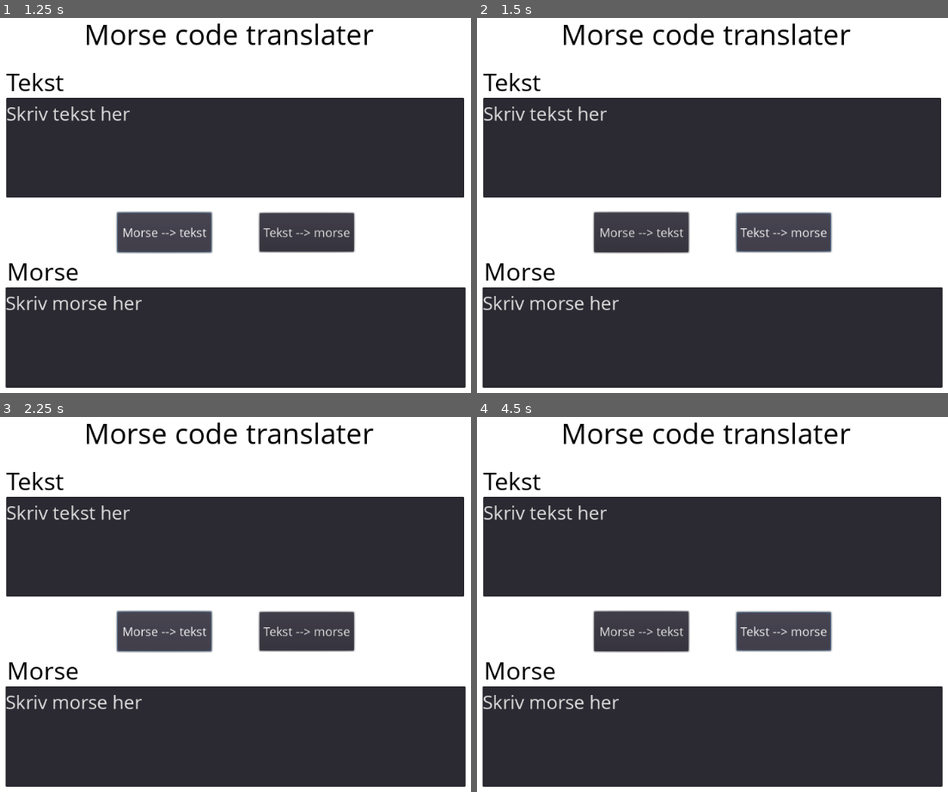
Above: before the commit, frames 1-4 (two rows, left to right).
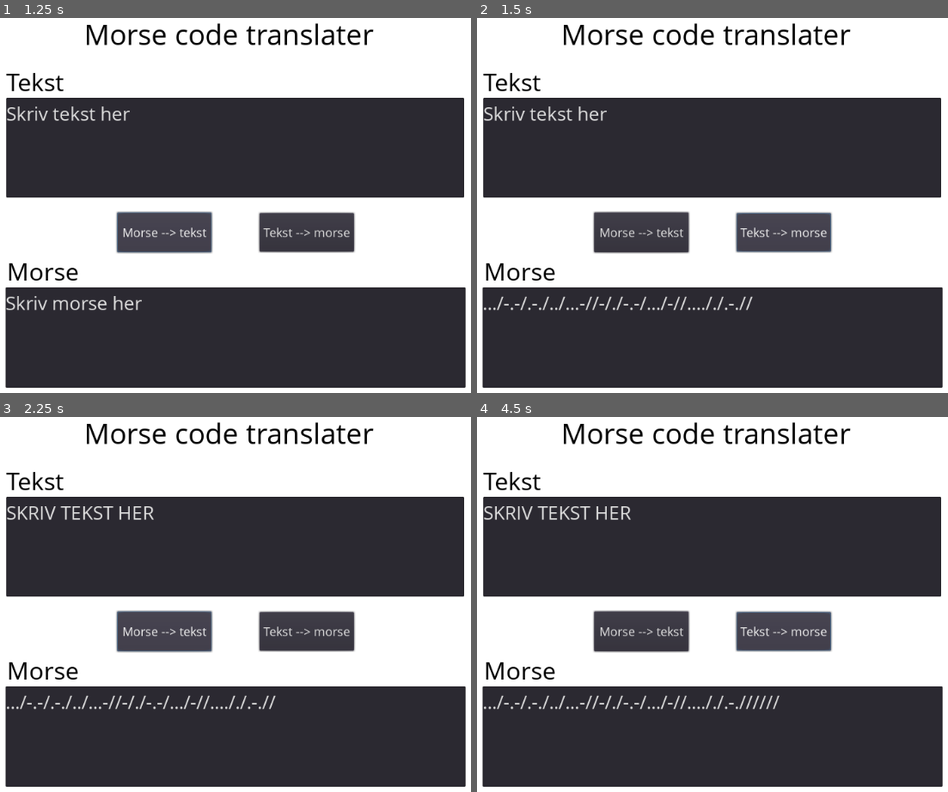
Above: after the commit, the same moments.

Repository: Mlogsted/Prog-C-Eksamen
Game: Godot game, scene res://Interface.tscn
The game is run twice, just before and just after one commit, with the same random seed, the same clock (stepped at 60 frames per second) and the same inputs. This scene is started directly instead of the project's main scene.
Inputs:
- Up to frame 1 (1.25 s): click "Morse --> tekst" at 0.5 s
- Up to frame 2 (1.5 s): click "Tekst --> morse" at 1.25 s
- Up to frame 3 (2.25 s): click "Morse --> tekst" at 2 s
- Up to frame 4 (4.5 s): click "Tekst --> morse" at 2.75 s; click "Morse --> tekst" at 3.5 s; click "Tekst --> morse" at 4.25 s

Frame 1 is identical in both runs. In frame 2, 0.7% of the frame differs, in the area x 1-59%, y 74-79%; in frame 3, 1.3%; in frame 4, 1.4%, in the area x 1-65%, y 23-79%.
Error after the commit: Invalid get index 'Skriv morse her' (on base: 'Dictionary'). (res://Interface.gd:78)

Commit message:
Endelige Program (JA TAK)

Diff:
--- a/src/Interface.gd
+++ b/src/Interface.gd
@@ -1,14 +1,81 @@
 extends Control
 
 
-# Declare member variables here. Examples:
-# var a: int = 2
-# var b: String = "text"
+onready var morse: TextEdit = $CanvasLayer/Morse
+onready var tekst: TextEdit = $CanvasLayer/Tekst
+
+
+func _on_MorseTekst_pressed() -> void:
+# Når knappen trykkes udføres handlingen
+	print ("kat")
+	tekst.text = _morse_to_text_(morse.text)
+	# Læser morse indhold, oversætter og gemmer i variabel. Ændre indhold i tekst, så det er det oversatte der står istedet for
+
+
+
+func _on_TekstMorse_pressed() -> void:
+	# Når knappen trykkes udføres handlingen
+	print ("kat")
+	morse.text = _text_to_morse(tekst.text)
+	# Læser tekst indhold, oversætter og gemmer i variabel. Ændre indhold i morse, så det er det oversatte der står istedet for
+
+
+var translate_dict = {
+	'A': '.-', 'B': '-...', 'C': '-.-.', 'D': '-..',
+	'E': '.', 'F': '..-.', 'G': '--.', 'H': '....',
+	'I': '..','J': '.---', 'K': '-.-','L': '.-..',
+	'M': '--','N': '-.','O': '---','P': '.--.',
+	'Q': '--.-','R': '.-.','S': '...','T': '-',
+	'U': '..-','V': '...-','W': '.--','X': '-..-',
+	'Y': '-.--','Z': '--..','æ': '.-.-','ø': '---.',
+	'å': '.--.-','1': '.----','2': '..---','3': '...--',
+	'4': '....-','5': '.....','6': '-....','7': '--...',
+	'8': '---..','9': '----.','0': '-----',' ' : '',
+	', ':'--..--', '.':'.-.-.-', '?':'..--..', '/':'-..-.',
+	'-':'-....-', '(':'-.--.', ')':'-.--.-', '!': '-.-.--',
+}
+
+func _text_to_morse(message):
+	var message_upper = message.to_upper()
+
+	var code = ""
+	for c in message_upper:
+		var tegn = translate_dict[c]
+		code += tegn + "/"
+
+	var result = code + "/"
+	return result
+	##############################################################################
+
+
+
+var oversaet_dict = {
+	'.-': 'A', '-...': 'B', '-.-.': 'C', '-..': 'D',
+	'.': 'E', '..-.': 'F', '--.': 'G', '....': 'H',
+	'..': 'I', '.---': 'J', '-.-': 'K', '.-..': 'L',
+	'--': 'M', '-.': 'N', '---': 'O', '.--.': 'P',
+	'--.-': 'Q', '.-.': 'R', '...': 'S', '-': 'T',
+	'..-': 'U', '...-': 'V', '.--': 'W', '-..-': 'X',
+	'-.--': 'Y', '--..': 'Z', '.-.-': 'Æ', '---.': 'Ø',
+	'.--.-': 'Å', '.----': '1', '..---': '2', '...--': '3',
+	'....-': '4', '.....': '5', '-....': '6', '--...': '7',
+	'---..': '8', '----.': '9', '-----': '0', '': ' ', '--..--': ',',
+	'.-.-.-': '.', '..--..': '?', '-..-.': '/', '-....-': '-',
+	'-.--.': '(', '-.--.-': ')', '-.-.--': '!',
+}
+
+
 
 
 # Called when the node enters the scene tree for the first time.
-func () -> void:
+func _morse_to_text_(message):
+	var message_split = message.split("/", true);
 
 
-func _on_Morsetekst_pressed() -> void:
-	pass # Replace with function body.
+
+	var text = ""
+	for c in message_split:
+		var bogstav = oversaet_dict[c]
+		text += bogstav
+
+	return text
--- a/src/Interface.tscn
+++ b/src/Interface.tscn
@@ -1,7 +1,6 @@
-[gd_scene load_steps=11 format=2]
+[gd_scene load_steps=10 format=2]
 
-[ext_resource path="res://Image/Translate_knap_trykket.png" type="Texture" id=2]
-[ext_resource path="res://Image/Translate_knap.png" type="Texture" id=3]
+[ext_resource path="res://Interface.gd" type="Script" id=1]
 [ext_resource path="res://Image/OpenSans-Regular.ttf" type="DynamicFontData" id=4]
 
 [sub_resource type="DynamicFont" id=6]
@@ -35,9 +34,10 @@
 outline_color = Color( 0, 0, 0, 1 )
 font_data = ExtResource( 4 )
 
-[node name="Control" type="Control"]
+[node name="Interface" type="Control"]
 anchor_right = 1.0
 anchor_bottom = 1.0
+script = ExtResource( 1 )
 
 [node name="CanvasLayer" type="CanvasLayer" parent="."]
 
@@ -45,7 +45,7 @@
 anchor_right = 1.0
 anchor_bottom = 1.0
 
-[node name="Morse->tekst" type="Button" parent="CanvasLayer"]
+[node name="MorseTekst" type="Button" parent="CanvasLayer"]
 margin_left = 342.0
 margin_top = 307.0
 margin_right = 483.0
@@ -53,7 +53,7 @@
 custom_fonts/font = SubResource( 6 )
 text = "Morse --> tekst"
 
-[node name="Tekst->morse" type="Button" parent="CanvasLayer"]
+[node name="TekstMorse" type="Button" parent="CanvasLayer"]
 margin_left = 554.0
 margin_top = 308.0
 margin_right = 695.0
@@ -97,16 +97,6 @@
 text = "Skriv tekst her"
 wrap_enabled = true
 
-[node name="TextureButton" type="TextureButton" parent="CanvasLayer"]
-visible = false
-margin_left = 362.0
-margin_top = 312.0
-margin_right = 1199.0
-margin_bottom = 518.0
-rect_scale = Vector2( 0.343776, 0.281726 )
-texture_normal = ExtResource( 3 )
-texture_pressed = ExtResource( 2 )
-
 [node name="Overskrift" type="Label" parent="CanvasLayer"]
 margin_left = 293.0
 margin_top = 12.0
@@ -115,3 +105,6 @@
 custom_colors/font_color = Color( 0, 0, 0, 1 )
 custom_fonts/font = SubResource( 5 )
 text = "Morse code translater"
+
+[connection signal="pressed" from="CanvasLayer/MorseTekst" to="." method="_on_MorseTekst_pressed"]
+[connection signal="pressed" from="CanvasLayer/TekstMorse" to="." method="_on_TekstMorse_pressed"]
--- a/src/M-T  script.gd
+++ b/src/M-T  script.gd
@@ -15,9 +15,6 @@
 	'-':'-....-', '(':'-.--.', ')':'-.--.-', '!': '-.-.--',
 }
 
-
-
-
 # Called when the node enters the scene tree for the first time.
 func _ready() -> void:
 	var message = "Hello World!"
--- a/src/Node.gd
+++ b/src/Node.gd
@@ -32,8 +32,3 @@
 		text += bogstav + " "
 
 	print(text)
-
-# Hello World! == ...././.-../.-../---//.--/---/.-./.-../-../-.-.--//
-
-
-#Brug som split func i PY men bare godot.
